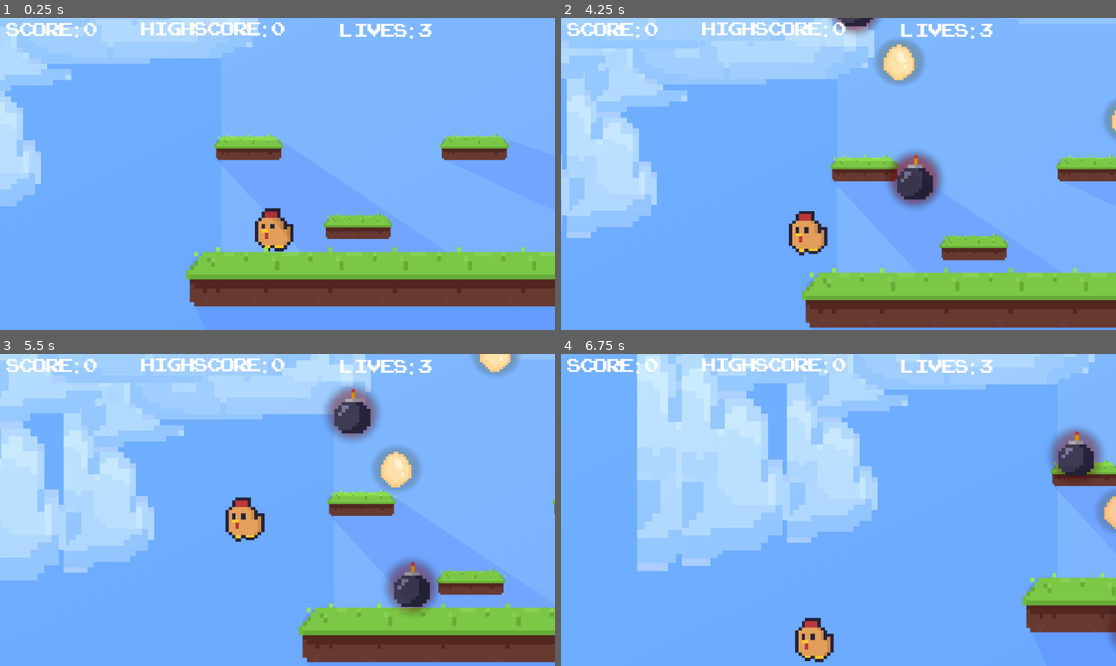
Above: before the commit, frames 1-4 (two rows, left to right).
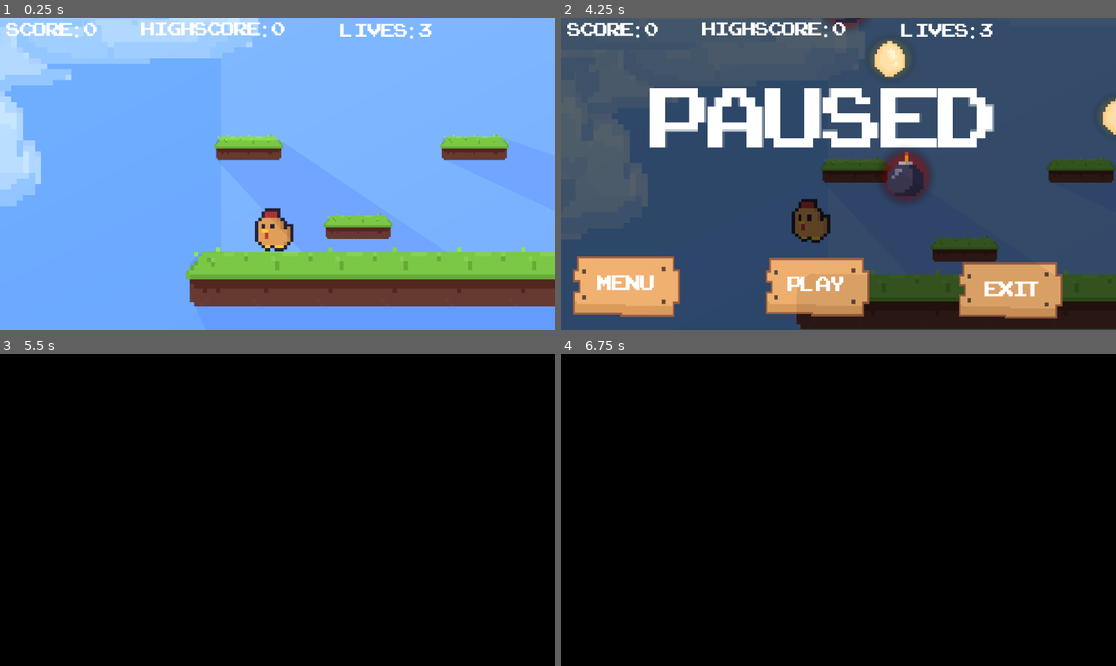
Above: after the commit, the same moments.

Repository: 22048-dot/cloudy_with_a_chance_of_poultry_DGT
Game: Godot game, scene res://Scenes/level_one.tscn
Two runs of this game, one before a commit and one after it. Both use one fixed random seed, a clock stepped at 60 frames per second and the inputs below. This scene is started directly instead of the project's main scene.
Inputs (mouse positions are in pixels of both pictures, inside the frame that each line leads up to):
- Up to frame 1 (0.25 s): no input
- Up to frame 2 (4.25 s): tap Enter (ui_accept) at 0.5, 0.77, 1.52, 3.02, 3.77 s; hold A (A) 0.53-1.28 s; hold Right (ui_right) 0.53-2.03 s; tap D (D) at 0.8, 1.35, 2.3, 2.85, 3.8 s; tap A (A) at 1.55, 3.05 s; hold Left (ui_left) 2.03-2.78 s; hold A (A) 2.03-2.78 s; hold Right (ui_right) from 2.78 s (still down); hold A (A) from 3.53 s (still down); tap P (Pause) at 4.15 s
- Up to frame 3 (5.5 s): release Right (ui_right) at 4.25 s; release A (A) at 4.25 s; click (66, 622) at 4.27 s; hold Left (ui_left) from 5.03 s (still down); tap D (D) at 5.1 s; tap Enter (ui_accept) at 5.27 s; tap A (A) at 5.3 s
- Up to frame 4 (6.75 s): release Left (ui_left) at 5.78 s; hold Right (ui_right) 5.78-6.53 s; hold A (A) 5.78-6.53 s; tap D (D) at 6.05, 6.6 s; hold Left (ui_left) from 6.53 s (still down)

The runs differ from the first frame. In frame 1, less than 0.1% of the frame differs, in the area x 3-49%, y 4-75%; in frame 2, 99%; in frame 3, 100%, in the area x 0-100%, y 0-100%; in frame 4, 100%.

Commit message:
Pause menu (complete)

Diff:
--- a/Scenes/level_one.tscn
+++ b/Scenes/level_one.tscn
@@ -8,6 +8,7 @@
 [ext_resource type="Texture2D" uid="uid://bk3a5asxa7ytj" path="res://Art/grass platform tilemap.png" id="5_b7vm3"]
 [ext_resource type="FontFile" uid="uid://dqueh5wm7yb00" path="res://Art/ARCADECLASSIC.TTF" id="7_3lrk7"]
 [ext_resource type="PackedScene" uid="uid://sf1faejkf50x" path="res://Scenes/scene_transition_animation.tscn" id="8_y3aq0"]
+[ext_resource type="PackedScene" uid="uid://bm0lt2xisonhl" path="res://Scenes/pause_menu.tscn" id="9_ys0qe"]
 
 [sub_resource type="TileSetAtlasSource" id="TileSetAtlasSource_gni6d"]
 texture = ExtResource("5_b7vm3")
@@ -177,10 +178,6 @@
 scale = Vector2(20.454544, 20.156252)
 texture = ExtResource("2_gni6d")
 
-[node name="Player_node" parent="." unique_id=1207532806 instance=ExtResource("1_lvfns")]
-position = Vector2(391, 1667)
-scale = Vector2(2.0070562, 2.014731)
-
 [node name="Platforms" type="TileMapLayer" parent="." unique_id=325695681]
 position = Vector2(-991, -1683)
 scale = Vector2(2.95679, 3.4135814)
@@ -207,6 +204,14 @@
 position = Vector2(1784, 1082)
 scale = Vector2(49.806602, 52.57214)
 texture = ExtResource("4_gni6d")
+
+[node name="Player_node" parent="." unique_id=1207532806 instance=ExtResource("1_lvfns")]
+position = Vector2(390.99988, 1667.0005)
+scale = Vector2(2.007056, 2.014731)
+
+[node name="PauseMenu" parent="Player_node" unique_id=2140519633 instance=ExtResource("9_ys0qe")]
+position = Vector2(-1023.38934, -693.88947)
+scale = Vector2(1.802996, 1.875509)
 
 [node name="Timer" type="Timer" parent="." unique_id=1423531204]
 autostart = true
--- /dev/null
+++ b/Scenes/pause_menu.gd
@@ -0,0 +1,23 @@
+extends Node2D
+
+func _on_exit_pressed() -> void:
+	get_tree().quit()
+
+func _on_play_pressed():
+	get_tree().paused = false
+	hide()
+
+func _on_menu_pressed() -> void:
+	get_tree().change_scene_to_file("res://Scenes/main_menu.tscn")
+
+func _ready():
+	hide()
+
+func _input(event):
+	if event.is_action_pressed("Pause"):
+		toggle_pause()
+
+
+func toggle_pause():
+	visible = !visible
+	get_tree().paused = visible
--- a/Scenes/pause_menu.tscn
+++ b/Scenes/pause_menu.tscn
@@ -1,3 +1,93 @@
 [gd_scene format=3 uid="uid://bm0lt2xisonhl"]
 
+[ext_resource type="Script" uid="uid://dkg6l5q1aki1v" path="res://Scenes/pause_menu.gd" id="1_1och7"]
+[ext_resource type="FontFile" uid="uid://dqueh5wm7yb00" path="res://Art/ARCADECLASSIC.TTF" id="1_k0w1u"]
+[ext_resource type="Texture2D" uid="uid://bj6jsft2j8vyx" path="res://Art/button_icon.png" id="2_1och7"]
+
 [node name="PauseMenu" type="Node2D" unique_id=2140519633]
+process_mode = 3
+script = ExtResource("1_1och7")
+
+[node name="ColorRect" type="ColorRect" parent="." unique_id=1692588793]
+offset_left = -209.0
+offset_top = -159.0
+offset_right = 1362.0
+offset_bottom = 836.0
+color = Color(0, 0, 0, 0.5882353)
+
+[node name="Label" type="Label" parent="." unique_id=1772552949]
+offset_left = 253.0
+offset_top = 92.0
+offset_right = 914.0
+offset_bottom = 296.1667
+theme_override_fonts/font = ExtResource("1_k0w1u")
+theme_override_font_sizes/font_size = 200
+text = "PAUSED"
+
+[node name="ButtonIcon" type="Sprite2D" parent="." unique_id=300701605]
+position = Vector2(207, 501)
+scale = Vector2(3.4531248, 3.96875)
+texture = ExtResource("2_1och7")
+
+[node name="Label2" type="Label" parent="." unique_id=1746185519]
+offset_left = 152.0
+offset_top = 463.0
+offset_right = 263.0
+offset_bottom = 514.0417
+theme_override_fonts/font = ExtResource("1_k0w1u")
+theme_override_font_sizes/font_size = 50
+text = "MENU"
+
+[node name="Menu" type="Button" parent="." unique_id=1577687000]
+offset_left = 108.0
+offset_top = 449.00003
+offset_right = 133.67184
+offset_bottom = 458.74228
+scale = Vector2(7.7906365, 9.443391)
+flat = true
+
+[node name="ButtonIcon2" type="Sprite2D" parent="." unique_id=1673336076]
+position = Vector2(572, 502.00003)
+scale = Vector2(3.3554695, 3.824218)
+texture = ExtResource("2_1och7")
+
+[node name="Label4" type="Label" parent="." unique_id=325595804]
+offset_left = 516.0
+offset_top = 465.0
+offset_right = 627.0
+offset_bottom = 516.0417
+theme_override_fonts/font = ExtResource("1_k0w1u")
+theme_override_font_sizes/font_size = 50
+text = "PLAY"
+
+[node name="Play" type="Button" parent="." unique_id=103951779]
+offset_left = 474.0
+offset_top = 453.0
+offset_right = 664.0
+offset_bottom = 541.0
+flat = true
+
+[node name="ButtonIcon3" type="Sprite2D" parent="." unique_id=953356445]
+position = Vector2(941.5, 507.5)
+scale = Vector2(3.3593745, 3.6718743)
+texture = ExtResource("2_1och7")
+
+[node name="Label3" type="Label" parent="." unique_id=2008393109]
+offset_left = 893.0
+offset_top = 474.0
+offset_right = 1004.0
+offset_bottom = 525.0417
+theme_override_fonts/font = ExtResource("1_k0w1u")
+theme_override_font_sizes/font_size = 50
+text = "EXIT"
+
+[node name="Exit" type="Button" parent="." unique_id=310278849]
+offset_left = 847.0
+offset_top = 456.0
+offset_right = 1039.0
+offset_bottom = 538.0
+flat = true
+
+[connection signal="pressed" from="Menu" to="." method="_on_menu_pressed"]
+[connection signal="pressed" from="Play" to="." method="_on_play_pressed"]
+[connection signal="pressed" from="Exit" to="." method="_on_exit_pressed"]
Not shown, added: Scenes/pause_menu.gd.uid
